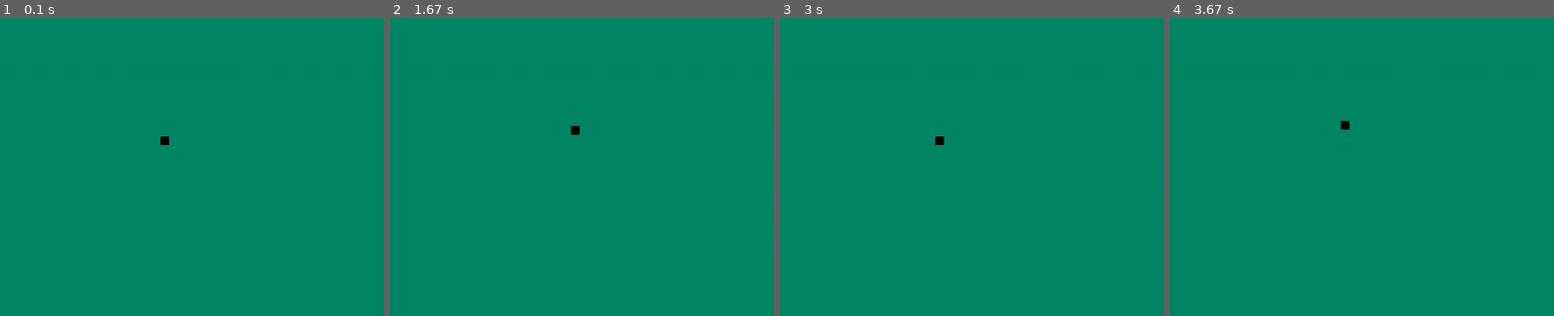
Above: before the commit, frames 1-4 (left to right).
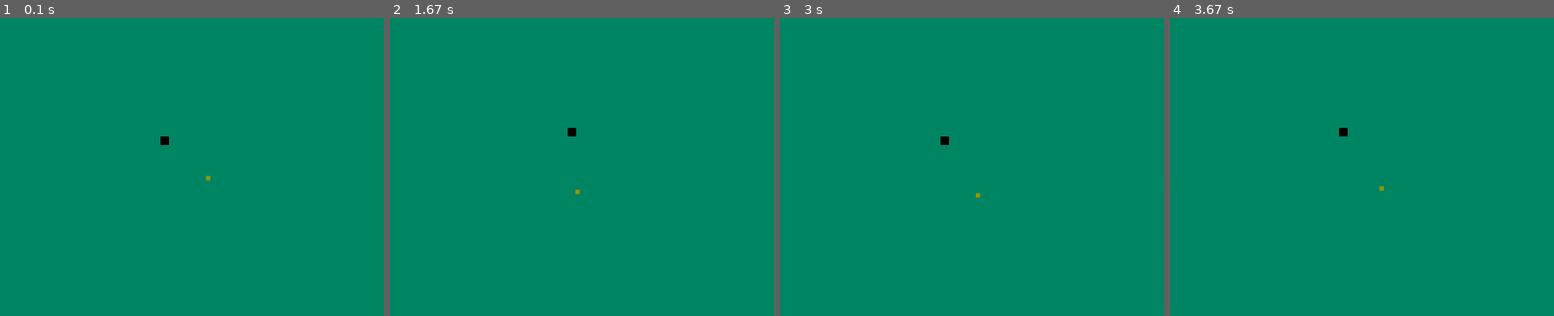
Above: after the commit, the same moments.

Repository: Kristiankaspersen/the-special-pygame
Game: pygame game, started from main.py
Two runs of this game, one before a commit and one after it. Both use one fixed random seed, a clock stepped at 60 frames per second and the inputs below.
Inputs:
- Up to frame 1 (0.1 s): no input
- Up to frame 2 (1.67 s): hold D 0.33-0.8 s; hold W 0.83-1.13 s; hold D 1.17-1.63 s
- Up to frame 3 (3 s): hold A 1.67-2.2 s; hold S 2.23-2.53 s; hold A 2.57-2.97 s
- Up to frame 4 (3.67 s): hold W 3-3.37 s; hold D from 3.4 s (still down)
The pictures show only the part of the screen within x 29-79%, y 30-80%; the shares and areas given below are measured in that part.

The runs differ from the first frame. In frame 1, less than 0.1% of the frame differs, in the area x 53-55%, y 52-55%; in frame 2, 0.1%; in frame 3, 0.1%; in frame 4, 0.1%, in the area x 44-56%, y 34-59%.

Commit message:
Created classes and animals

Diff:
--- /dev/null
+++ b/animal.py
@@ -0,0 +1,56 @@
+import pygame
+import random
+
+
+
+class Animal:
+    all = []
+    def __init__(self,x,y,speed,health,width,height):
+        self.x = x
+        self.y = y
+        self.speed = speed
+        self.health = health
+        self.width = width
+        self.height = height
+
+        Animal.all.append(self)
+
+
+    def draw_animal(self, screen):
+        color = (153,153,0)
+        pygame.draw.rect(screen, color, pygame.Rect(self.x, self.y, self.width, self.height))
+
+    def animal_movement(self, island):
+        num = random.randint(1,4)
+        if num == 1 and self.x > island.x:
+            self.x -= self.speed
+        elif num == 2 and self.y > island.y:
+            self.y -= self.speed
+        elif num == 3 and self.x + self.width < island.x + island.width:
+            self.x += self.speed
+        elif num == 4 and self.y + self.height < island.y + island.height:
+            self.y += self.speed
+
+
+
+class Bamboo(Animal):
+    all = []
+    def __init__(self, x, y, speed, health, width, height):
+        super().__init__(x, y, speed, health, width, height)
+
+        Animal.all.append(self)
+        Bamboo.all.append(self)
+
+class Hippo(Animal):
+    def __init__(self, x, y, speed, health, width, height):
+        super().__init__(x, y, speed, health, width, height)
+
+        Animal.all.append(self)
+        Hippo.all.append(self)
+
+class Fish(Animal):
+    def __init__(self, x, y, speed, health, width, height):
+        super().__init__(x, y, speed, health, width, height)
+
+        Animal.all.append(self)
+        Fish.all.append(self)
--- /dev/null
+++ b/island.py
@@ -0,0 +1,25 @@
+import pygame
+
+class Island:
+    all = []
+    def __init__(self, x, y, width, height):
+        self.x = x
+        self.y = y
+        self.width = width
+        self.height = height
+
+        Island.all.append(self)
+
+    def generateWater():
+        pass
+
+    def generateTrees(self, tree):
+        # amount_of_trees = tree * random_generate
+        pass
+
+    def generateRocks(self, rocks):
+        pass
+
+    def drawIsland(self, screen):
+        color = (0,135,102)
+        pygame.draw.rect(screen, color, pygame.Rect(self.x, self.y, self.width, self.height))
--- a/main.py
+++ b/main.py
@@ -1,46 +1,60 @@
 import pygame
+import random
+from animal import Bamboo
+from animal import Animal
+from player import Player
+from island import Island
+
+
 pygame.init()
 clock = pygame.time.Clock()
 
+#Window and Game settings
 width = 1000
 height = 800
 screen = pygame.display.set_mode((width, height))
-pygame.display.set_caption("Testing!!")
-
-def drawIsland(x, y):
-    color = (0,135,102)
-    pygame.draw.rect(screen, color, pygame.Rect(x,y,width - x*2 ,height - y*2))
-    # pygame.draw.circle(screen, color, (width/2,height/2), 350, 500)
-    # pygame.draw.ellipse(screen, color, (100,25, 800, 750))
-
-def drawPlayer(x,y):
-    color = (0,0,0)
-    pygame.draw.rect(screen, color, pygame.Rect(x,y,10,10))
+pygame.display.set_caption("The Bamboo Island")
 
 islandX = 60
 islandY = 60
 playerX = width/2
 playerY = height/2
-playerSpeed = 6
+
+# Spawn stuff
+player = Player("Geir", 5, 10, playerX, playerY, 10, 10)
+main_island = Island(islandX, islandY, width - islandX*2, height - islandY*2 )
+
+for x in range(1):
+    Bamboo(random.randint(main_island.x, main_island.width), random.randint(main_island.y, main_island.height), 4, 5, 5, 5)
+
 running = True
 while running:
-    clock.tick(15)
+    clock.tick(30)
     for event in pygame.event.get():
         if event.type == pygame.QUIT:
             running = False
 
-        #Movement
+        #Player Movement
         keys = pygame.key.get_pressed()
-        if keys[pygame.K_a]:
-            playerX -= playerSpeed
-        if keys[pygame.K_w]:
-            playerY -= playerSpeed
-        if keys[pygame.K_d] and playerX < (width - islandX):
-            playerX += playerSpeed
-        if keys[pygame.K_s]:
-            playerY += playerSpeed
+        if keys[pygame.K_a] and player.x > main_island.x:
+            player.x -= player.speed
+        if keys[pygame.K_w] and player.y > main_island.y:
+            player.y -= player.speed
+        if keys[pygame.K_d] and player.x + player.width < main_island.x + main_island.width:
+            player.x += player.speed
+        if keys[pygame.K_s] and player.y + player.height < main_island.y + main_island.height:
+            player.y += player.speed
+
 
     screen.fill((70,188,239))
-    drawIsland(islandX, islandY)
-    drawPlayer(playerX,playerY)
+    main_island.drawIsland(screen)
+    player.drawPlayer(screen)
+
+    # Animal movement
+    for animal in Animal.all:
+        animal.animal_movement(main_island)
+    for animal in Animal.all:
+        animal.draw_animal(screen)
+
+
     pygame.display.update()
--- /dev/null
+++ b/player.py
@@ -0,0 +1,24 @@
+import pygame
+
+class Player:
+    all = []
+    def __init__(self, name, speed, health, x, y, width, height):
+        self.name = name
+        self.x = x
+        self.y = y
+        self.speed = speed
+        self.health = health
+        self.width = width
+        self.height = height
+
+        Player.all.append(self)
+
+    def drawPlayer(self, screen):
+        color = (0,0,0)
+        pygame.draw.rect(screen, color, pygame.Rect(self.x, self.y, self.width, self.height))
+
+    def attack(self):
+        pass
+
+    def move(self):
+        pass
